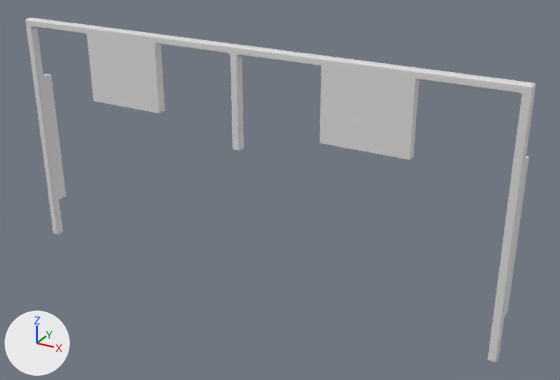
An edit to the COLLADA model sim_challenges/models/meshes/mygate1.dae, drawn before and after from the same camera.
One viewpoint serves both versions: a 50 mm camera at (2.37, -4.18, 2.99) aimed at (-0.01, 0.15, 0.83). Every picture has the same lights, and +X, +Y and +Z are marked at lower left. Where no turn or scale is listed for an object, it has been applied to the vertices.

The first picture shows 'Mygate'.
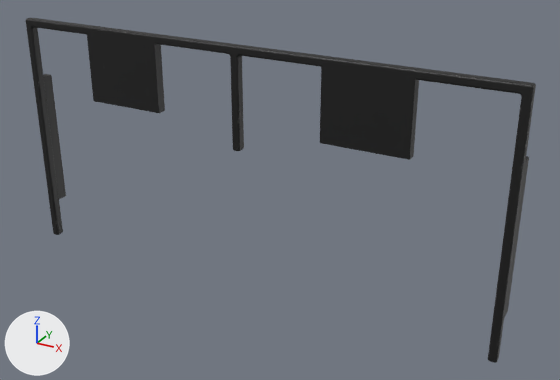
Changed parts and their boxes [x1, y1, x2, y2] in the pictures (560 x 380 px):
```json
{"part": 1, "of": "me_mygate", "change": "recoloured", "before": [26, 18, 536, 363], "after": [26, 18, 536, 363], "on screen": "grey to black"}
```

Edits to the scene script, one JSON object a line:
```json
{"op": "add", "block": "img_191_191_191_002_base_color_png", "code": ["img_191_191_191_002_base_color_png = load_image('191,191,191.002 Base Color.png', '191,191,191.002%20Base%20Color.png', 1024, 1024, 'sRGB')"]}
{"op": "add", "block": "mat_191_191__002", "code": ["mat_191_191__002 = principled_material('191,191,.002')", "mat_191_191__002.texture = img_191_191_191_002_base_color_png"]}
{"block": "me_mygate", "where": "me_mygate.from_pydata(...)  # 428 vertices, 852 faces; spans x 3.18..6.9, y 0.0..0.15, z -3.62..-1.82"}
{"block": "me_mygate", "where": "# used by ob_mygate; location = (-5.283, 0.0, 3.655)"}
{"block": "me_mygate", "change": "me_mygate part 1: all 848 faces that had it switch from mat_191_191_191_002 (light grey #e0e0e0) to mat_191_191__002 (picture img_191_191_191_002_base_color_png)"}
```
